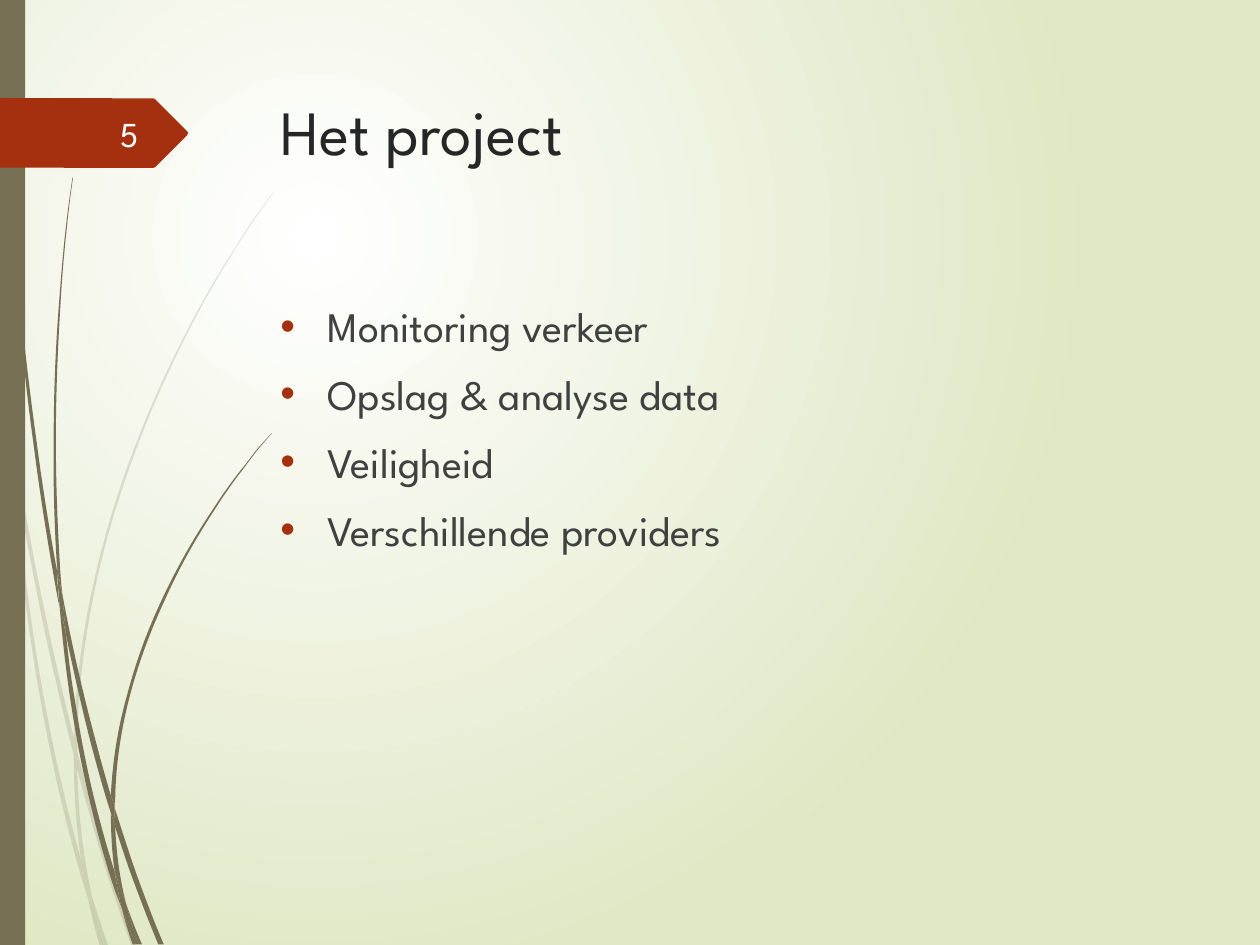
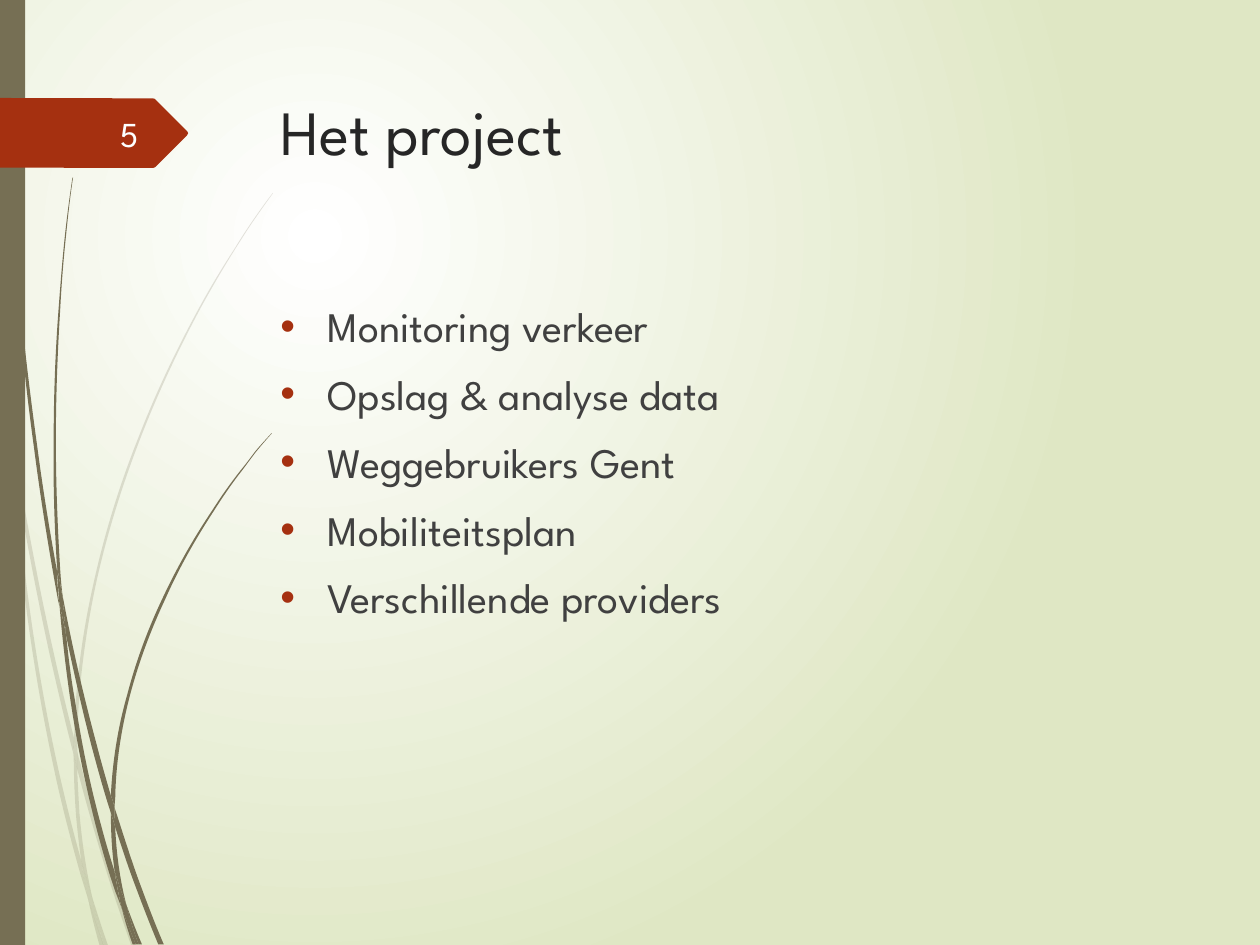
Before and after one commit to ghentlivinglab/Traffic-Travel-Time-Analyzer-3, a slide deck: slide 5 of Sprint1.pptx. Drawn at 1260x945 pixels with LibreOffice and Linux fonts; fonts in the diff are those of the drawing. Boxes give left, top, right and bottom in pixels: in the first picture for what was removed or moved away, otherwise in the second. Text is boxed around its words. In the diff, an @@ line names an element or a change of style, - is before the commit and + after.

```diff
--- a/Sprint1.pptx
+++ b/Sprint1.pptx
@@ text at [328,449,675,555]: text changed @@
-• Veiligheid
+• Weggebruikers Gent
+• Mobiliteitsplan
```
Also in this commit, not shown: 3 other slides changed.
